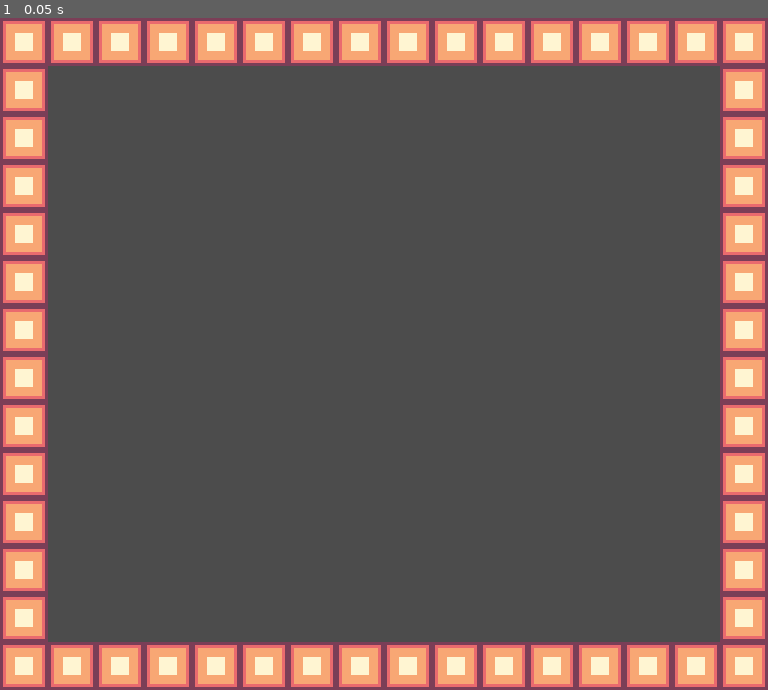
Above: before the commit, frame 1.
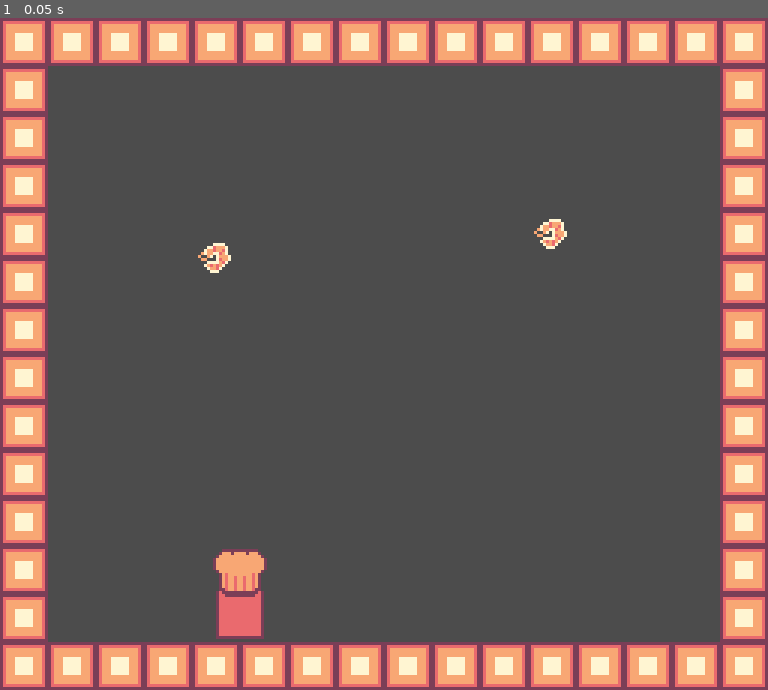
Above: after the commit, the same moment.

Repository: EdBarrancos/Foot-Cuisine
Game: Godot game, scene res://Prototype/Scenes/Protype.tscn
Same seed, same stepped clock (60 frames per second), same inputs: the game is played once before the commit and once after it.
Inputs:
- Up to frame 1 (0.05 s): no input

The runs differ from the first frame. In frame 1, 1.0% of the frame differs, in the area x 25-74%, y 29-93%.

Commit message:
Create Food List System

Diff:
--- a/GodotProject/Prototype/Scenes/Kitchen/Kitchen.tscn
+++ b/GodotProject/Prototype/Scenes/Kitchen/Kitchen.tscn
@@ -1,10 +1,23 @@
-[gd_scene load_steps=2 format=2]
+[gd_scene load_steps=5 format=2]
 
 [ext_resource path="res://Prototype/TileSet/Protype.tres" type="TileSet" id=1]
+[ext_resource path="res://Prototype/Scenes/Food/Shrimp.tscn" type="PackedScene" id=2]
+[ext_resource path="res://Prototype/Scenes/Player/Player.tscn" type="PackedScene" id=3]
+[ext_resource path="res://Prototype/Scripts/Kitchen/FoodManager.gd" type="Script" id=4]
 
 [node name="Kitchen" type="Node2D"]
 
+[node name="Player" parent="." instance=ExtResource( 3 )]
+position = Vector2( 80, 192 )
+
 [node name="FoodManager" type="Node2D" parent="."]
+script = ExtResource( 4 )
+
+[node name="Shrimp" parent="FoodManager" instance=ExtResource( 2 )]
+position = Vector2( 72, 80 )
+
+[node name="Shrimp2" parent="FoodManager" instance=ExtResource( 2 )]
+position = Vector2( 184, 72 )
 
 [node name="TileMap" type="TileMap" parent="."]
 tile_set = ExtResource( 1 )
@@ -13,3 +26,6 @@
 collision_mask = 3
 format = 1
 tile_data = PoolIntArray( 0, 0, 0, 1, 0, 0, 2, 0, 0, 3, 0, 0, 4, 0, 0, 5, 0, 0, 6, 0, 0, 7, 0, 0, 8, 0, 0, 9, 0, 0, 10, …(615 unchanged characters)…
+__meta__ = {
+"_edit_lock_": true
+}
--- /dev/null
+++ b/GodotProject/Prototype/Scripts/Kitchen/FoodManager.gd
@@ -0,0 +1,47 @@
+extends Node2D
+
+###########
+#VARIABLES#
+###########
+
+
+var foodList : Array
+onready var currentFoodTarget = 0
+
+
+########
+#EVENTS#
+########
+
+func _ready():
+	CreateFoodList()
+
+
+#func _process(delta):
+#   pass
+
+###########
+#FOOD LIST#
+###########
+
+
+func CreateFoodList():
+	for food in get_children():
+		foodList.push_back(food)
+	return foodList
+
+func UpdateFoodList():
+	for food in get_children():
+		if not foodList.has(food):
+			foodList.push_back(food)
+	return foodList
+
+func GetCurrentFoodItem():
+	return foodList[currentFoodTarget]
+
+func UpdateCurrentFoodItem():
+	if currentFoodTarget + 1 >= foodList.size():
+		currentFoodTarget = 0
+		return currentFoodTarget
+	currentFoodTarget += 1
+	return currentFoodTarget
